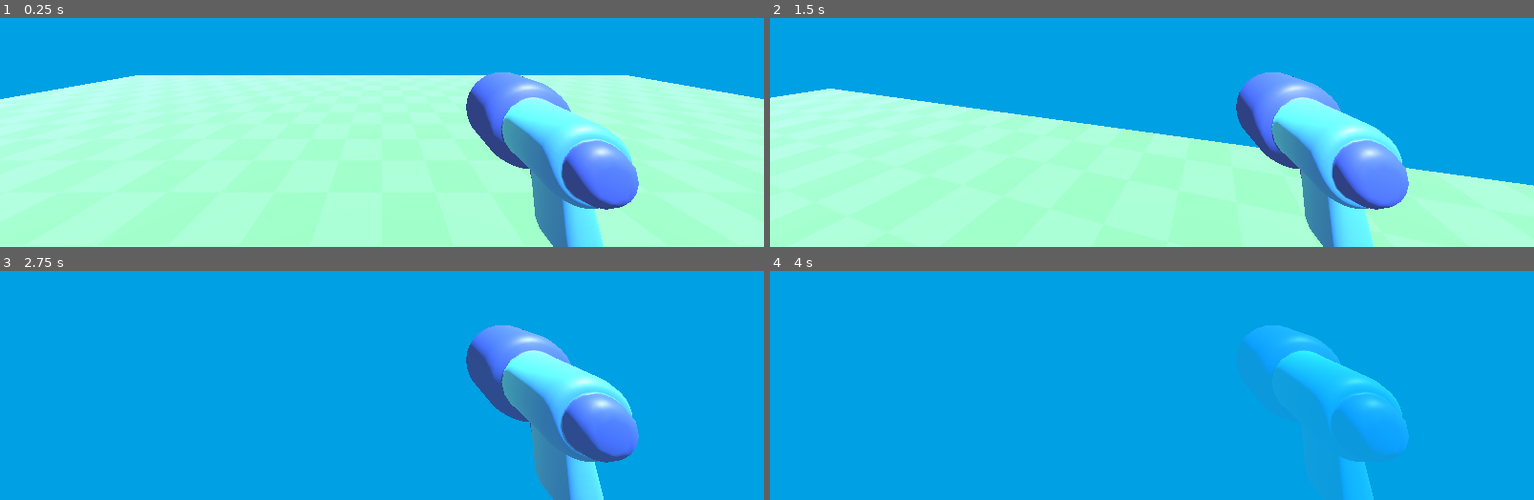
Above: before the commit, frames 1-4 (two rows, left to right).
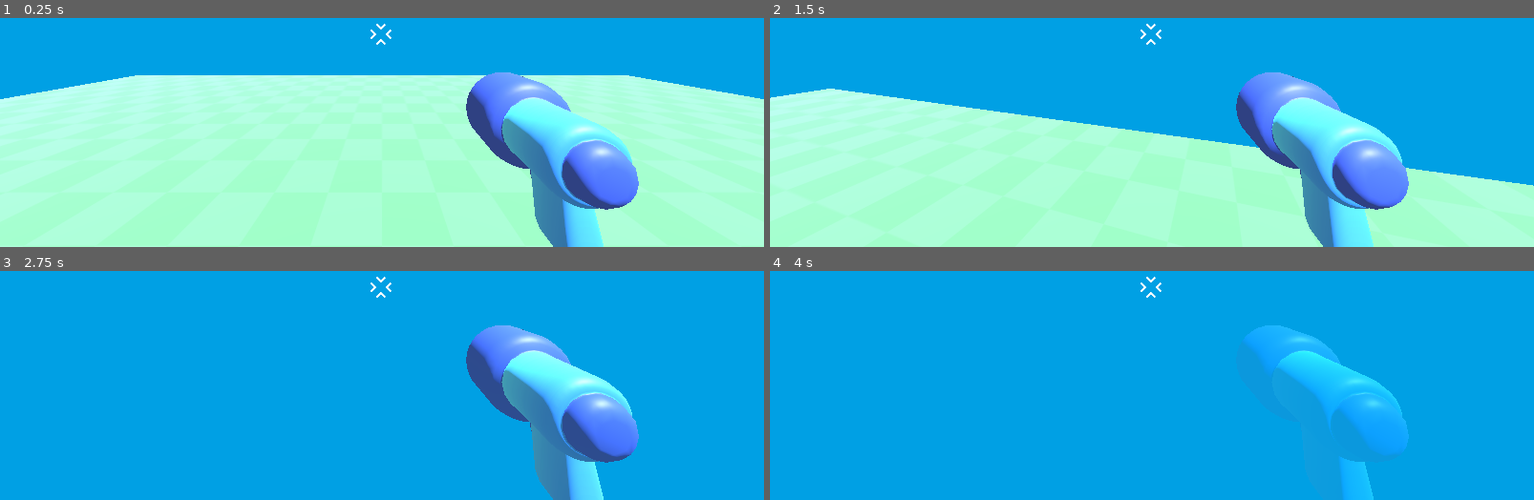
Above: after the commit, the same moments.

Repository: GArmane/gd-3d-first-demo
Game: Godot game, scene res://levels/dev/dev_001.tscn
The game is run twice, just before and just after one commit, with the same random seed, the same clock (stepped at 60 frames per second) and the same inputs.
Inputs (mouse positions are in pixels of both pictures, inside the frame that each line leads up to):
- Up to frame 1 (0.25 s): no input
- Up to frame 2 (1.5 s): tap Enter at 0.5 s; move the mouse to (1190, 29) at 0.52 s; hold W (move_forward) from 0.53 s (still down); tap Space (jump) at 0.77 s; move the mouse to (1113, 34) at 1.27 s
- Up to frame 3 (2.75 s): keep holding W (move_forward); tap Space (jump) at 1.52 s; move the mouse to (397, 277) at 2.02 s
- Up to frame 4 (4 s): keep holding W (move_forward); tap Space (jump) at 2.75, 3.02, 3.77 s; move the mouse to (1144, 291) at 2.77 s; move the mouse to (1205, 291) at 3.52 s

The runs differ from the first frame. In frame 1, less than 0.1% of the frame differs, in the area x 48-52%, y 2-12%; in frame 2, less than 0.1%; in frame 3, less than 0.1%; in frame 4, less than 0.1%.

Commit message:
(feat) crosshair

Diff:
--- a/components/player/player.tscn
+++ b/components/player/player.tscn
@@ -1,7 +1,8 @@
-[gd_scene load_steps=4 format=3 uid="uid://bhbsvyf18g3fd"]
+[gd_scene load_steps=5 format=3 uid="uid://bhbsvyf18g3fd"]
 
 [ext_resource type="Script" uid="uid://dqcs3pwtk6ok3" path="res://components/player/player.gd" id="1_kfe3d"]
 [ext_resource type="PackedScene" uid="uid://iwlltlnadug2" path="res://components/player/gun/gun_model.glb" id="1_t3162"]
+[ext_resource type="Texture2D" uid="uid://b8v5xrfu6dy82" path="res://components/player/reticle.png" id="3_ph1f6"]
 
 [sub_resource type="CapsuleShape3D" id="CapsuleShape3D_lcrh2"]
 
@@ -20,3 +21,21 @@
 [node name="CollisionShape3D" type="CollisionShape3D" parent="."]
 transform = Transform3D(1, 0, 0, 0, 1, 0, 0, 0, 1, 0, 1.00816, 0)
 shape = SubResource("CapsuleShape3D_lcrh2")
+
+[node name="Reticle" type="TextureRect" parent="."]
+anchors_preset = 8
+anchor_left = 0.5
+anchor_top = 0.5
+anchor_right = 0.5
+anchor_bottom = 0.5
+offset_left = -21.0
+offset_top = -16.0
+offset_right = 133.0
+offset_bottom = 138.0
+grow_horizontal = 2
+grow_vertical = 2
+scale = Vector2(0.25, 0.25)
+size_flags_horizontal = 4
+size_flags_vertical = 4
+texture = ExtResource("3_ph1f6")
+expand_mode = 1
Renamed: assets/player/reticle.png -> components/player/reticle.png
Not shown, changed: components/player/reticle.png.import
